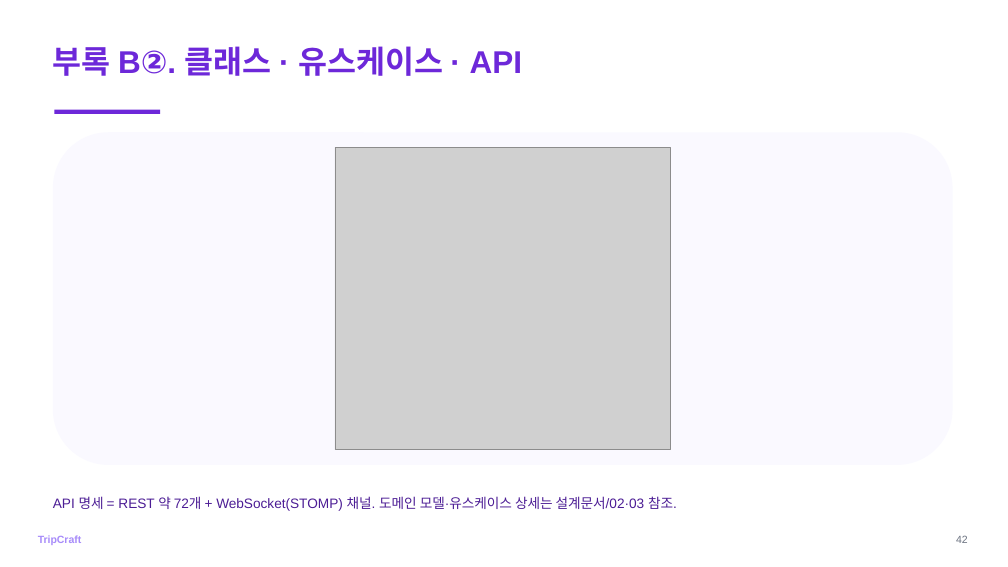
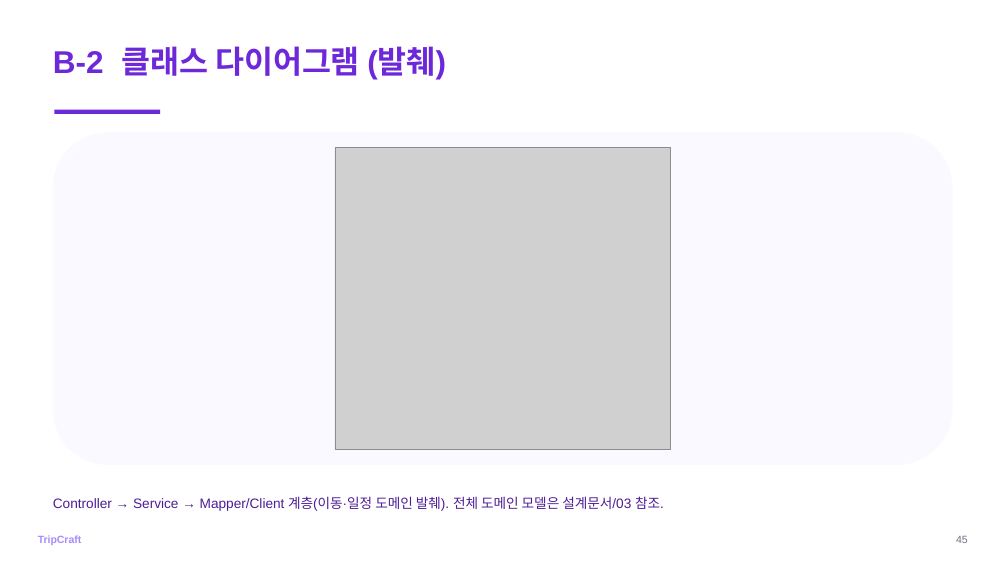
Before and after one commit to DreamingGenie/TripCraft, a slide deck: slide 55 of docs/06_submission/ppt/발표.pptx (slide 49 before the commit). Drawn at 1008x567 pixels with LibreOffice and Linux fonts; fonts in the diff are those of the drawing; grey boxes stand for pictures. Boxes give left, top, right and bottom in pixels: in the first picture for what was removed or moved away, otherwise in the second. Text is boxed around its words. In the diff, an @@ line names an element or a change of style, - is before the commit and + after.

```diff
--- a/docs/06_submission/ppt/발표.pptx
+++ b/docs/06_submission/ppt/발표.pptx
@@ text at box(53, 46, 446, 79): text changed @@
-부록 B②. 클래스 · 유스케이스 · API
+B-2 클래스 다이어그램 (발췌)
@@ text at box(53, 496, 664, 511): text changed @@
-API 명세 = REST 약 72개 + WebSocket(STOMP) 채널. 도메인 모델·유스케이스 상세는 설계문서/02·03 참조.
+Controller → Service → Mapper/Client 계층(이동·일정 도메인 발췌). 전체 도메인 모델은 설계문서/03 참조.
@@ text at box(956, 536, 968, 543): text changed @@
-42
+45
```
Also in this commit, not shown: 40 other slides changed, 9 slides added, 2 other files.
